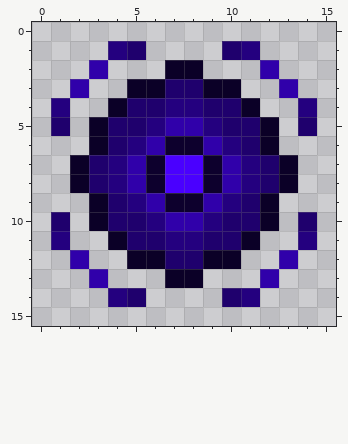
Pixel-art sprite, stored at src/main/resources/assets/dndreams/textures/mob_effect/looming.png. Above, as it was before the edit.
The file is 16x16 pixels.
The result:
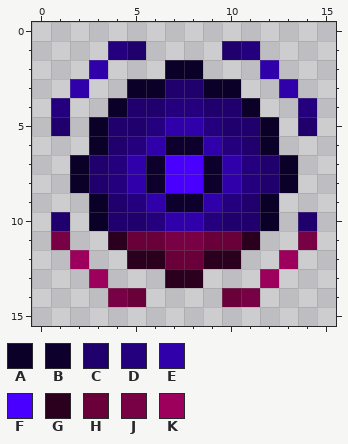
Palette (. is transparent): A #0b0027  B #0d002d  C #1f006d  D #24007f  E #3000aa  F #4a00ff  G #2b001f  H #69003a  J #780044  K #9d005c
Difference:
y 11: x 1 D -> J; x 4..11 ACCDDCCA -> GHHJJHHG; x 14 D -> J
y 12: x 2 E -> K; x 5..10 AACCAA -> GGHHGG; x 13 E -> K
y 13: x 3 E -> K; x 7..8 AA -> GG; x 12 E -> K
y 14: x 4..5 DC -> JH; x 10..11 CD -> HJ
Pixel boxes of the changes (left, top, right, bottom) in both pictures:
changed: (51, 231, 317, 307)
